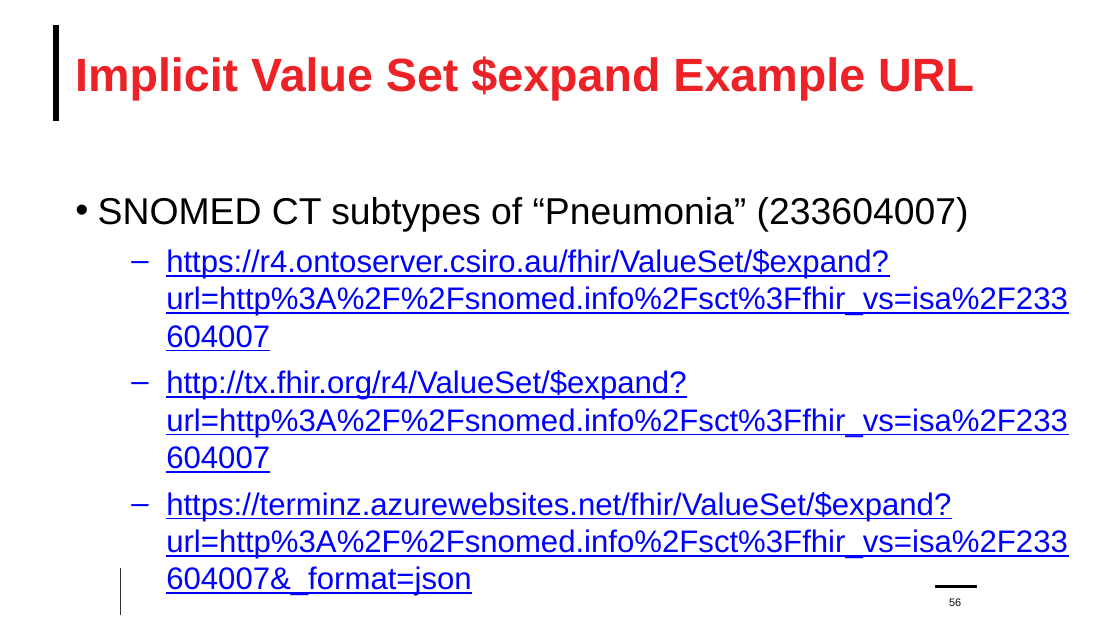
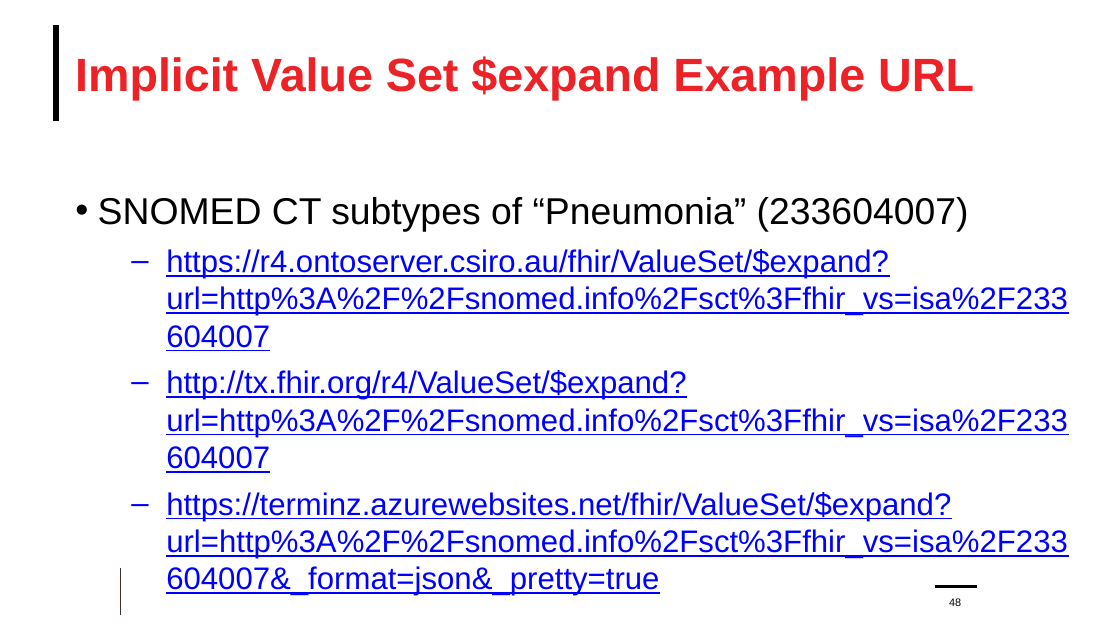
Before and after one commit to FHIR/documents, a slide deck: slide 48 of presentations/2021-11 Webinars/HL7 FHIR Terminology/FHIR-Terminology-Part-2-2021-12-01.pptx (slide 56 before the commit). Drawn at 1120x630 pixels with LibreOffice and Linux fonts; fonts in the diff are those of the drawing; background and template pictures are left out. Boxes give left, top, right and bottom in pixels: in the first picture for what was removed or moved away, otherwise in the second. Text is boxed around its words. In the diff, an @@ line names an element or a change of style, - is before the commit and + after.

```diff
--- a/presentations/2021-11 Webinars/HL7 FHIR Terminology/FHIR-Terminology-Part-2-2021-12-01.pptx
+++ b/presentations/2021-11 Webinars/HL7 FHIR Terminology/FHIR-Terminology-Part-2-2021-12-01.pptx
@@ text at box(166, 492, 1068, 596): text changed @@
-  – https://terminz.azurewebsites.net/fhir/ValueSet/$expand?url=http%3A%2F%2Fsnomed.info%2Fsct%3Ffhir_vs=isa%2F233604007&_format=json
+  – https://terminz.azurewebsites.net/fhir/ValueSet/$expand?url=http%3A%2F%2Fsnomed.info%2Fsct%3Ffhir_vs=isa%2F233604007&_format=json&_pretty=true
@@ page number at box(949, 598, 961, 606): text changed @@
-56
+48
```
Also in this commit, not shown: 13 other slides changed, 7 slides added, 2 slides removed.
